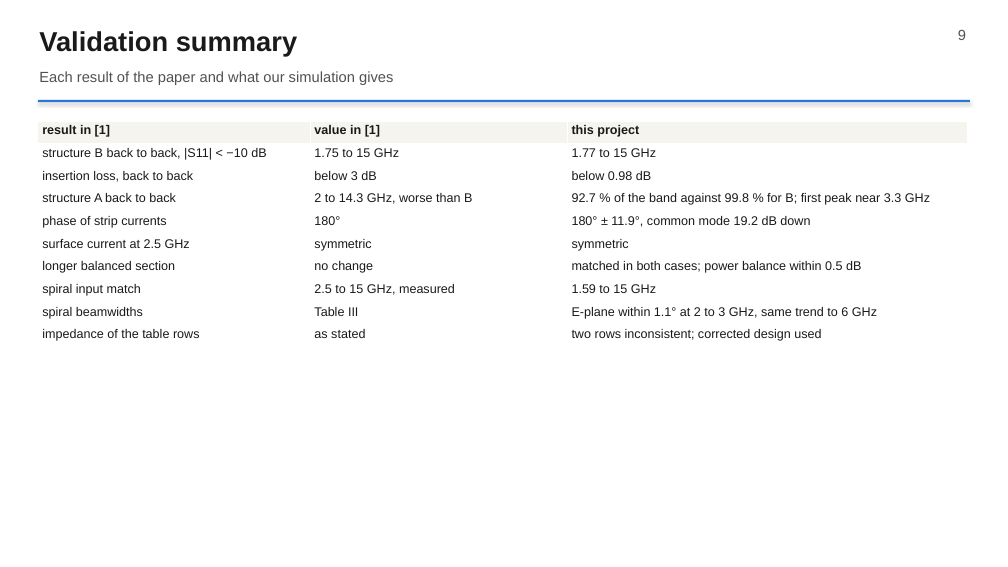
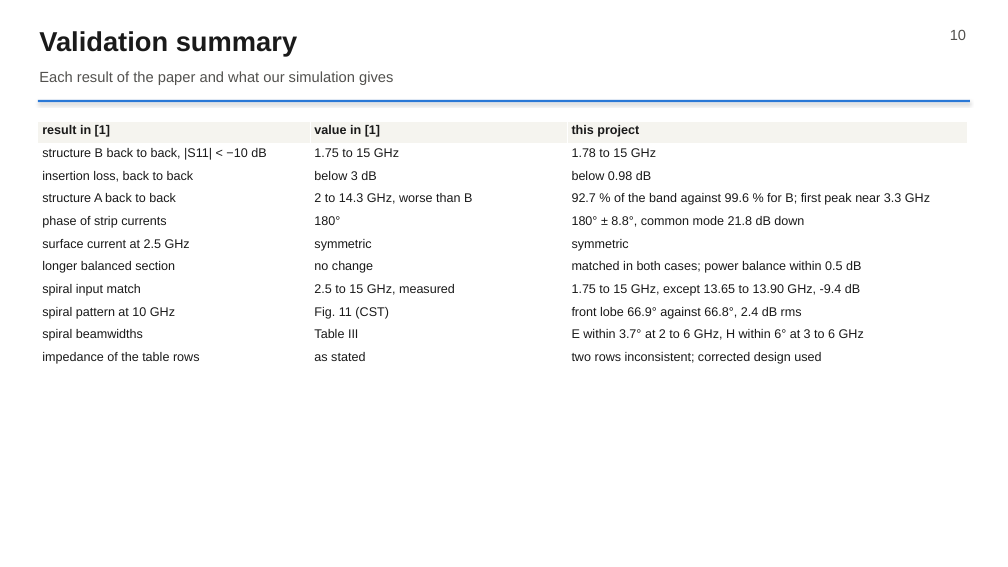
Before and after one commit to RushilJ2603/wideband-balun, a slide deck: slide 10 of slides/Wideband_Balun.pptx (slide 9 before the commit). Drawn at 1008x567 pixels with LibreOffice and Linux fonts; fonts in the diff are those of the drawing. Boxes give left, top, right and bottom in pixels: in the first picture for what was removed or moved away, otherwise in the second. Text is boxed around its words. In the diff, an @@ line names an element or a change of style, - is before the commit and + after.

```diff
--- a/slides/Wideband_Balun.pptx
+++ b/slides/Wideband_Balun.pptx
@@ text at bbox=[950, 29, 966, 40]: text changed @@
-9
+10
@@ table at bbox=[38, 121, 968, 371] @@
-row 2, column 3: 1.77 to 15 GHz
+row 2, column 3: 1.78 to 15 GHz
-row 4, column 3: 92.7 % of the band against 99.8 % for B; first peak near 3.3 GHz
+row 4, column 3: 92.7 % of the band against 99.6 % for B; first peak near 3.3 GHz
-row 5, column 3: 180° ± 11.9°, common mode 19.2 dB down
+row 5, column 3: 180° ± 8.8°, common mode 21.8 dB down
-row 8: spiral input match | 2.5 to 15 GHz, measured | 1.59 to 15 GHz
-row 9: spiral beamwidths | Table III | E-plane within 1.1° at 2 to 3 GHz, same trend to 6 GHz
+row 8: spiral input match | 2.5 to 15 GHz, measured | 1.75 to 15 GHz, except 13.65 to 13.90 GHz, -9.4 dB
+row 9: spiral pattern at 10 GHz | Fig. 11 (CST) | front lobe 66.9° against 66.8°, 2.4 dB rms
+row 10: spiral beamwidths | Table III | E within 3.7° at 2 to 6 GHz, H within 6° at 3 to 6 GHz
```
Also in this commit, not shown: 9 other slides changed, 1 slide added, 7 other files.
